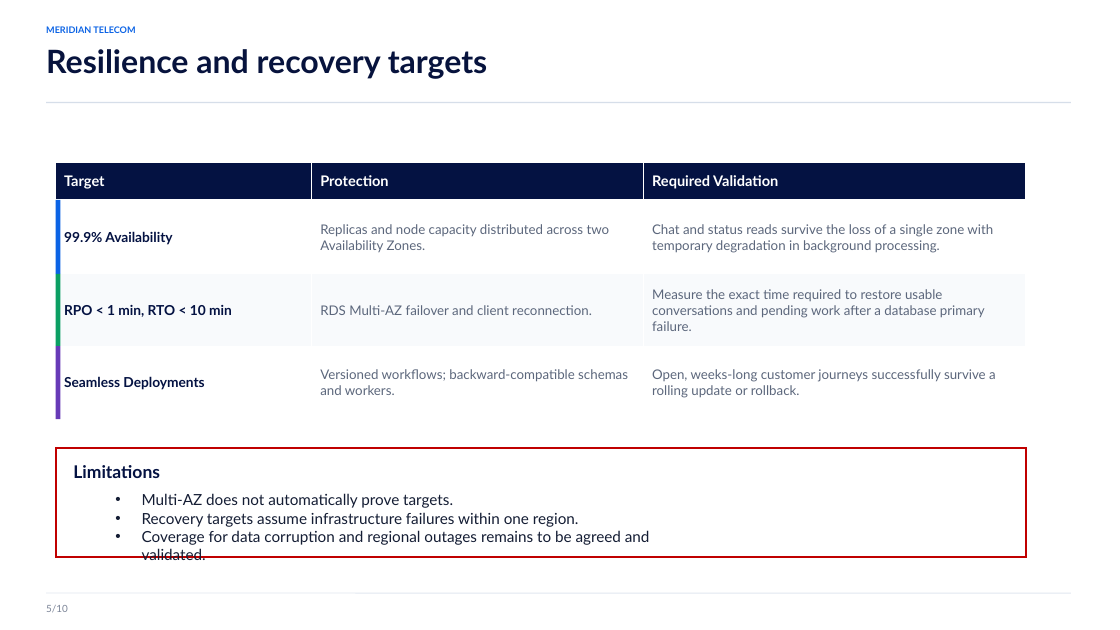
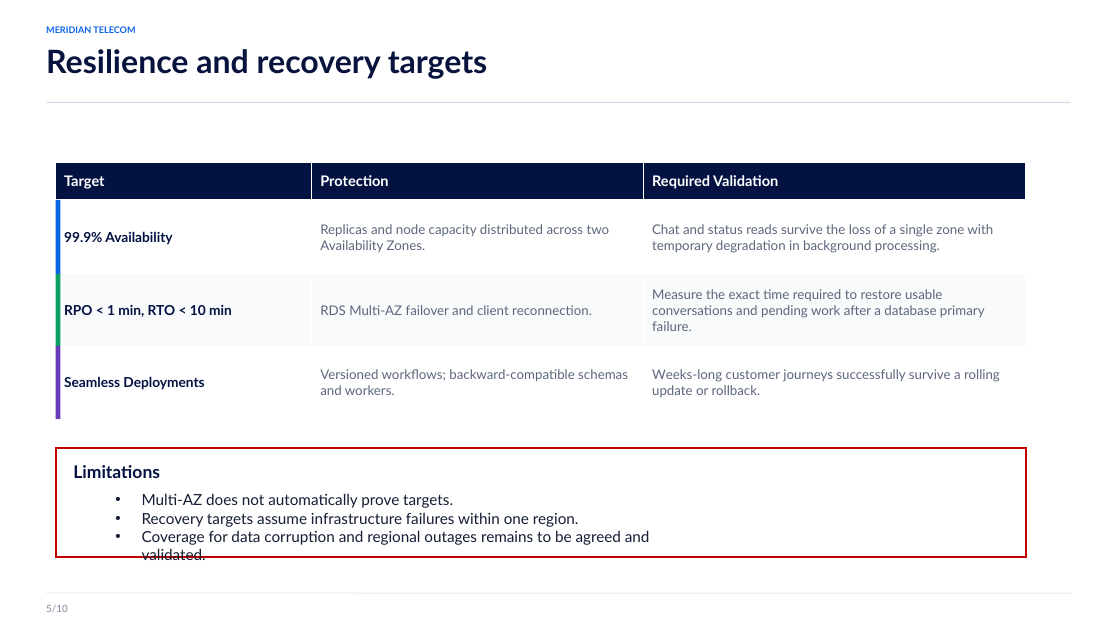
Before and after one commit to mattia-vincenzi/Meridian-Telecom, a slide deck: slide 12 of presentation/meridian_mattia_vincenzi.pptx. Drawn at 1120x630 pixels with LibreOffice and Linux fonts; fonts in the diff are those of the drawing. Boxes give left, top, right and bottom in pixels: in the first picture for what was removed or moved away, otherwise in the second. Text is boxed around its words. In the diff, an @@ line names an element or a change of style, - is before the commit and + after.

```diff
--- a/presentation/meridian_mattia_vincenzi.pptx
+++ b/presentation/meridian_mattia_vincenzi.pptx
@@ table at <box>55,162,1026,419</box> @@
-row 4, column 3: Open, weeks-long customer journeys successfully survive a rolling update or rollback.
+row 4, column 3: Weeks-long customer journeys successfully survive a rolling update or rollback.
```
Also in this commit, not shown: 10 other slides changed, 1 slide added.
